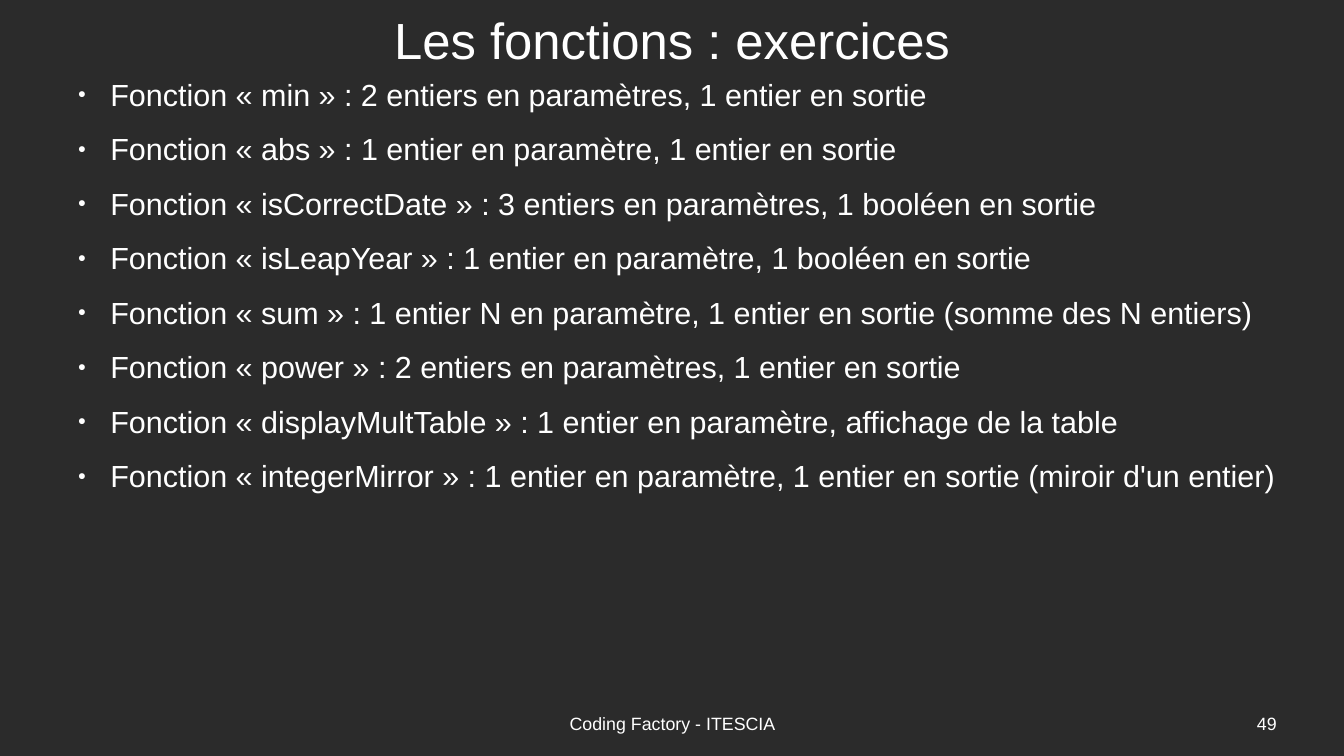
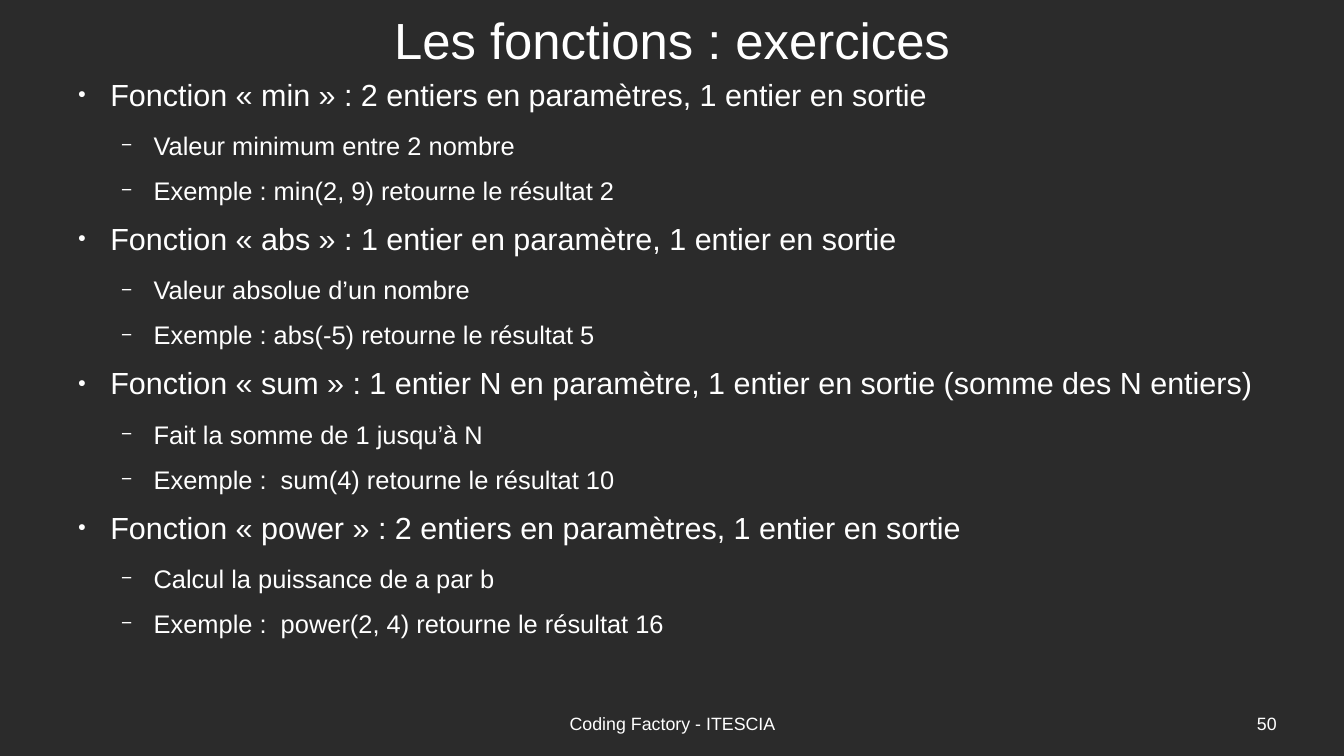
Before and after one commit to Romuald78/codingdojo_studentplugin, a slide deck: slide 50 of resources/doc/piscine_codingfactory-cours.odp (slide 49 before the commit). Drawn at 1344x756 pixels with LibreOffice and Linux fonts; fonts in the diff are those of the drawing; background and template pictures are left out; a plain dark background stands for a picture behind light text. Boxes give left, top, right and bottom in pixels: in the first picture for what was removed or moved away, otherwise in the second. Text is boxed around its words. In the diff, an @@ line names an element or a change of style, - is before the commit and + after.

Commit message:
Update cours exercices

```diff
--- a/resources/doc/piscine_codingfactory-cours.odp
+++ b/resources/doc/piscine_codingfactory-cours.odp
@@ text at [154, 136, 614, 205]: paragraphs added @@
+  − Valeur minimum entre 2 nombre
+  − Exemple : min(2, 9) retourne le résultat 2
@@ text at [154, 280, 594, 350]: text changed; size 24 to 20 pt @@
-● Fonction « isCorrectDate » : 3 entiers en paramètres, 1 booléen en sortie
-● Fonction « isLeapYear » : 1 entier en paramètre, 1 booléen en sortie
+  − Valeur absolue d’un nombre
+  − Exemple : abs(-5) retourne le résultat 5
@@ text at [154, 425, 614, 494]: paragraphs added @@
+  − Fait la somme de 1 jusqu’à N
+  − Exemple : sum(4) retourne le résultat 10
@@ text at [154, 569, 663, 638]: text changed; size 24 to 20 pt @@
-● Fonction « displayMultTable » : 1 entier en paramètre, affichage de la table
-● Fonction « integerMirror » : 1 entier en paramètre, 1 entier en sortie (miroir d'un entier)
+  − Calcul la puissance de a par b
+  − Exemple : power(2, 4) retourne le résultat 16
@@ page number at [1257, 717, 1277, 730]: text changed @@
-49
+50
```
Also in this commit, not shown: 2 other slides changed, 4 slides added, 1 slide removed.
